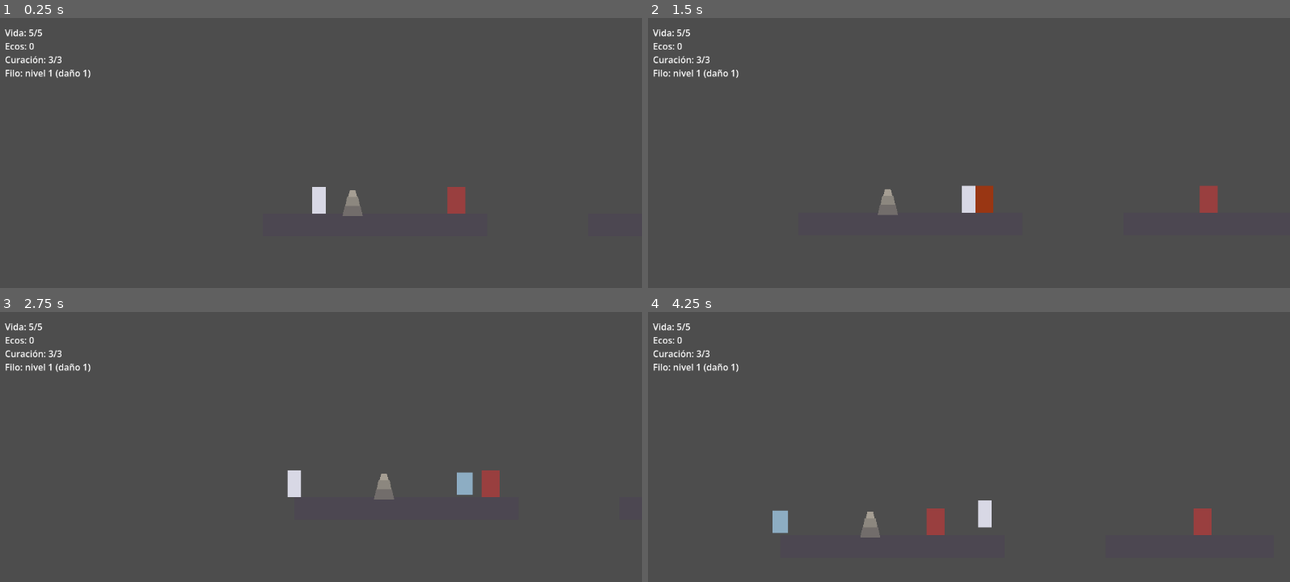
Above: before the commit, frames 1-4 (two rows, left to right).
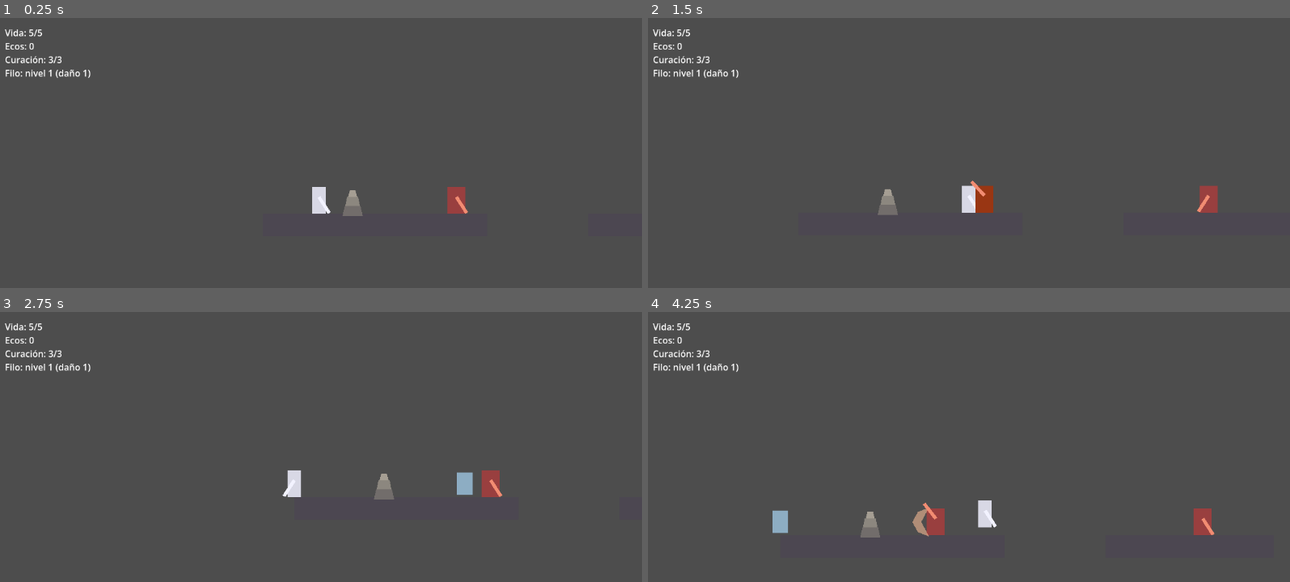
Above: after the commit, the same moments.

Repository: fcorguez92/desmemoria
Game: Godot game, scene res://game/levels/test_level.tscn
The game is run twice, just before and just after one commit, with the same random seed, the same clock (stepped at 60 frames per second) and the same inputs.
Inputs:
- Up to frame 1 (0.25 s): no input
- Up to frame 2 (1.5 s): tap Enter (ui_accept) at 0.5, 0.77 s; hold Right (ui_right) from 0.53 s (still down); tap X (attack) at 0.6 s; tap H (heal) at 0.8, 1.35 s
- Up to frame 3 (2.75 s): tap Enter (ui_accept) at 1.52 s; tap X (attack) at 1.55, 2.1 s; release Right (ui_right) at 2.03 s; hold Left (ui_left) from 2.03 s (still down); tap H (heal) at 2.3 s
- Up to frame 4 (4.25 s): release Left (ui_left) at 2.78 s; hold Right (ui_right) from 2.78 s (still down); tap Shift (dash) at 2.85 s; tap Enter (ui_accept) at 3.02, 3.77 s; tap X (attack) at 3.05 s; tap H (heal) at 3.6 s

The runs differ from the first frame. In frame 1, less than 0.1% of the frame differs, in the area x 49-73%, y 65-73%; in frame 2, 0.1%; in frame 3, less than 0.1%; in frame 4, 0.2%, in the area x 41-89%, y 70-84%.

Commit message:
Add basic combat feedback: swinging arm, slash arc, hit sparks, screen shake.
AttackVisualComponent animates an arm that raises during an enemy's
telegraph and strikes forward, with an optional slash flash; the
player's arm swings on every attack. HitSpark (core/effects) spawns a
short impact burst where a hit lands, and ScreenShakeComponent shakes
the camera (strong when hit, light when hitting) without clashing with
the look-up/down offset. MeleeAttackComponent emits hit_landed per body
hit. Smoke tests cover the arm poses for both sides, sparks and shake
(83 checks). Hit stop is deliberately left out because it scales game
time; noted in the docs and decision log.

Co-Authored-By: Claude Sonnet 5 <noreply@anthropic.com>

Diff:
--- /dev/null
+++ b/core/components/attack_visual_component.gd
@@ -0,0 +1,88 @@
+class_name AttackVisualComponent
+extends Node
+## Animación básica de ataque: un "brazo" (Node2D) que se levanta durante el aviso
+## y golpea hacia delante, más un destello opcional del arco del golpe.
+##
+## Es solo presentación: no decide cuándo se ataca ni hace daño. El dueño la
+## llama en los momentos oportunos: `windup()` al empezar un aviso, `strike()`
+## cuando cae el golpe, `swing()` para un ataque sin aviso, `reset()` al cancelar.
+##
+## Ángulos en radianes con el cuerpo mirando a la derecha: 0 = horizontal hacia
+## delante, positivo = hacia abajo, negativo = hacia arriba.
+
+@export var arm: Node2D
+## Destello del arco del golpe (p. ej. un Polygon2D). Opcional.
+@export var slash: CanvasItem
+@export var rest_angle: float = 1.0
+@export var windup_angle: float = -1.3
+@export var strike_angle: float = 0.35
+@export var strike_time: float = 0.07
+@export var recover_time: float = 0.18
+@export_range(0.0, 1.0) var slash_alpha: float = 0.6
+
+var facing: int = 1
+
+var _angle: float = 0.0
+var _tween: Tween
+var _slash_tween: Tween
+
+
+func _ready() -> void:
+	_set_angle(rest_angle)
+	if slash:
+		slash.modulate.a = 0.0
+
+
+## Voltea el brazo y el destello según hacia dónde mira el cuerpo (-1 o 1).
+func set_facing(new_facing: int) -> void:
+	facing = new_facing
+	arm.scale.x = facing
+	if slash:
+		slash.scale.x = facing
+	_set_angle(_angle)
+
+
+## Levanta el brazo durante `duration` segundos (aviso previo al golpe).
+func windup(duration: float) -> void:
+	_kill_tween()
+	_tween = create_tween()
+	_tween.tween_method(_set_angle, _angle, windup_angle, duration)
+
+
+## Golpe desde la posición actual del brazo y vuelta al reposo.
+func strike() -> void:
+	_kill_tween()
+	_tween = create_tween()
+	_tween.tween_method(_set_angle, _angle, strike_angle, strike_time)
+	_tween.tween_method(_set_angle, strike_angle, rest_angle, recover_time)
+	if slash:
+		slash.modulate.a = slash_alpha
+		if _slash_tween:
+			_slash_tween.kill()
+		_slash_tween = create_tween()
+		_slash_tween.tween_property(slash, "modulate:a", 0.0, strike_time + recover_time)
+
+
+## Ataque sin aviso: salta a la posición levantada y golpea al instante.
+func swing() -> void:
+	_set_angle(windup_angle)
+	strike()
+
+
+## Cancela cualquier animación y devuelve el brazo al reposo.
+func reset() -> void:
+	_kill_tween()
+	_tween = create_tween()
+	_tween.tween_method(_set_angle, _angle, rest_angle, 0.1)
+	if slash:
+		slash.modulate.a = 0.0
+
+
+func _set_angle(angle: float) -> void:
+	_angle = angle
+	arm.rotation = angle * facing
+
+
+func _kill_tween() -> void:
+	if _tween:
+		_tween.kill()
--- a/core/components/melee_attack_component.gd
+++ b/core/components/melee_attack_component.gd
@@ -5,6 +5,9 @@
 ##
 ## Consulta los solapamientos en el instante del ataque en lugar de usar
 ## señales, para evitar depender del orden de eventos de la física.
+
+## Se emite por cada cuerpo alcanzado por un golpe (para chispas, temblor...).
+signal hit_landed(body: Node)
 
 ## Área (normalmente hija del cuerpo) que define el alcance del golpe.
 @export var hitbox: Area2D
@@ -40,4 +43,5 @@
 		if target_group != &"" and not body.is_in_group(target_group):
 			continue
 		body.take_hit(damage, facing)
+		hit_landed.emit(body)
 	return true
--- /dev/null
+++ b/core/components/screen_shake_component.gd
@@ -0,0 +1,32 @@
+class_name ScreenShakeComponent
+extends Node
+## Temblor breve de la cámara (al golpear o recibir un golpe).
+##
+## Mueve `camera.position`, que es independiente del `offset` que usa
+## CameraLookComponent, así que ambos pueden convivir.
+
+@export var camera: Camera2D
+
+var _strength: float = 0.0
+var _duration: float = 0.0
+var _time_left: float = 0.0
+
+
+## Sacude la cámara `strength` píxeles durante `duration` segundos. Si ya hay
+## un temblor más fuerte en curso, no lo sustituye.
+func shake(strength: float, duration: float) -> void:
+	if _time_left > 0.0 and strength < _strength * (_time_left / _duration):
+		return
+	_strength = strength
+	_duration = maxf(duration, 0.001)
+	_time_left = _duration
+
+
+func _physics_process(delta: float) -> void:
+	if _time_left <= 0.0:
+		return
+	_time_left -= delta
+	var fade := maxf(_time_left / _duration, 0.0)
+	camera.position = Vector2(randf_range(-1.0, 1.0), randf_range(-1.0, 1.0)) * _strength * fade
+	if _time_left <= 0.0:
+		camera.position = Vector2.ZERO
--- /dev/null
+++ b/core/effects/hit_spark.gd
@@ -0,0 +1,30 @@
+class_name HitSpark
+extends Node2D
+## Chispazo breve de impacto: unas líneas que salen disparadas y se desvanecen.
+## Se autodestruye. Uso: `HitSpark.spawn(parent, posición_global)`.
+
+@export var color: Color = Color(1.0, 0.95, 0.7)
+@export var rays: int = 6
+@export var inner_radius: float = 6.0
+@export var length: float = 20.0
+@export var duration: float = 0.18
+
+
+static func spawn(parent: Node, at: Vector2) -> void:
+	var spark := HitSpark.new()
+	parent.add_child(spark)
+	spark.global_position = at
+
+
+func _ready() -> void:
+	z_index = 10
+	var tween := create_tween().set_parallel(true)
+	tween.tween_property(self, "scale", Vector2(1.6, 1.6), duration)
+	tween.tween_property(self, "modulate:a", 0.0, duration)
+	tween.chain().tween_callback(queue_free)
+
+
+func _draw() -> void:
+	for i in rays:
+		var direction := Vector2.from_angle(TAU * i / rays + 0.3)
+		draw_line(direction * inner_radius, direction * length, color, 3.0)
--- a/game/enemy/enemy.gd
+++ b/game/enemy/enemy.gd
@@ -13,6 +13,7 @@
 @onready var ai: PatrolChaseAI = $PatrolChaseAI
 @onready var melee: MeleeAttackComponent = $MeleeAttackComponent
 @onready var knockback: KnockbackComponent = $KnockbackComponent
+@onready var attack_visual: AttackVisualComponent = $AttackVisualComponent
 @onready var visual: Polygon2D = $Visual
 
 
@@ -22,6 +23,7 @@
 	ai.facing_changed.connect(_on_facing_changed)
 	ai.attack_started.connect(_on_attack_started)
 	ai.attack_landed.connect(_on_attack_landed)
+	melee.hit_landed.connect(_on_hit_landed)
 
 
 func _physics_process(delta: float) -> void:
@@ -44,6 +46,7 @@
 		knockback.apply(from_direction)
 		ai.interrupt()
 		visual.modulate = Color.WHITE
+		attack_visual.reset()
 
 
 func _on_damaged(_amount: int) -> void:
@@ -60,12 +63,19 @@
 func _on_facing_changed(facing: int) -> void:
 	visual.scale.x = facing
 	melee.set_facing(facing)
+	attack_visual.set_facing(facing)
 
 
 func _on_attack_started() -> void:
 	visual.modulate = TELEGRAPH_COLOR
+	attack_visual.windup(ai.windup_time)
 
 
 func _on_attack_landed() -> void:
 	visual.modulate = Color.WHITE
+	attack_visual.strike()
 	melee.try_attack(self, ai.facing)
+
+
+func _on_hit_landed(body: Node) -> void:
+	HitSpark.spawn(get_parent(), (body as Node2D).global_position)
--- a/game/enemy/enemy.tscn
+++ b/game/enemy/enemy.tscn
@@ -6,6 +6,7 @@
 [ext_resource type="Script" path="res://core/components/melee_attack_component.gd" id="4_melee"]
 [ext_resource type="Script" path="res://core/components/knockback_component.gd" id="5_knockback"]
 [ext_resource type="Script" path="res://core/components/patrol_chase_ai.gd" id="6_ai"]
+[ext_resource type="Script" path="res://core/components/attack_visual_component.gd" id="7_attack_visual"]
 
 [sub_resource type="RectangleShape2D" id="RectangleShape2D_enemy"]
 size = Vector2(32, 48)
@@ -57,3 +58,19 @@
 [node name="PatrolChaseAI" type="Node" parent="." node_paths=PackedStringArray("ledge_probe")]
 script = ExtResource("6_ai")
 ledge_probe = NodePath("../LedgeProbe")
+
+[node name="Slash" type="Polygon2D" parent="."]
+color = Color(1, 0.75, 0.6, 1)
+polygon = PackedVector2Array(12, -26, 32, -18, 42, 0, 32, 18, 12, 26, 26, 0)
+
+[node name="Arm" type="Node2D" parent="."]
+position = Vector2(0, -6)
+
+[node name="Blade" type="Polygon2D" parent="Arm"]
+color = Color(0.95, 0.55, 0.45, 1)
+polygon = PackedVector2Array(0, -3, 34, -3, 34, 3, 0, 3)
+
+[node name="AttackVisualComponent" type="Node" parent="." node_paths=PackedStringArray("arm", "slash")]
+script = ExtResource("7_attack_visual")
+arm = NodePath("../Arm")
+slash = NodePath("../Slash")
--- a/game/player/player.gd
+++ b/game/player/player.gd
@@ -21,6 +21,8 @@
 @onready var respawn: RespawnComponent = $RespawnComponent
 @onready var hit_flash: HitFlashComponent = $HitFlashComponent
 @onready var knockback: KnockbackComponent = $KnockbackComponent
+@onready var attack_visual: AttackVisualComponent = $AttackVisualComponent
+@onready var screen_shake: ScreenShakeComponent = $ScreenShakeComponent
 @onready var weapon: TieredUpgrade = $WeaponUpgrade
 @onready var visual: Polygon2D = $Visual
 @onready var health_label: Label = $HUD/HealthLabel
@@ -36,6 +38,7 @@
 	health.changed.connect(_update_hud)
 	health.damaged.connect(_on_damaged)
 	health.died.connect(die)
+	melee.hit_landed.connect(_on_hit_landed)
 	weapon.changed.connect(_on_weapon_changed)
 	_on_weapon_changed()
 
@@ -44,8 +47,8 @@
 	respawn.track_ground(self)
 	motor.step(self, delta)
 
-	if Input.is_action_just_pressed("attack"):
-		melee.try_attack(self, motor.facing)
+	if Input.is_action_just_pressed("attack") and melee.try_attack(self, motor.facing):
+		attack_visual.swing()
 	if Input.is_action_just_pressed("heal"):
 		health.use_heal_charge()
 
@@ -144,10 +147,18 @@
 func _on_facing_changed(facing: int) -> void:
 	visual.scale.x = facing
 	melee.set_facing(facing)
+	attack_visual.set_facing(facing)
 
 
 func _on_damaged(_amount: int) -> void:
 	hit_flash.flash()
+	screen_shake.shake(7.0, 0.18)
+
+
+## Feedback de un golpe propio que alcanza algo: chispazo y un temblor leve.
+func _on_hit_landed(body: Node) -> void:
+	HitSpark.spawn(get_parent(), (body as Node2D).global_position)
+	screen_shake.shake(3.0, 0.08)
 
 
 func _show_message(text: String) -> void:
--- a/game/player/player.tscn
+++ b/game/player/player.tscn
@@ -10,6 +10,8 @@
 [ext_resource type="Script" path="res://core/components/hit_flash_component.gd" id="8_flash"]
 [ext_resource type="Script" path="res://core/components/tiered_upgrade.gd" id="9_upgrade"]
 [ext_resource type="Script" path="res://core/components/knockback_component.gd" id="10_knockback"]
+[ext_resource type="Script" path="res://core/components/attack_visual_component.gd" id="11_attack_visual"]
+[ext_resource type="Script" path="res://core/components/screen_shake_component.gd" id="12_shake"]
 
 [sub_resource type="CapsuleShape2D" id="CapsuleShape2D_1"]
 radius = 12.0
@@ -99,3 +101,23 @@
 [node name="MessageLabel" type="Label" parent="HUD"]
 offset_left = 16.0
 offset_top = 112.0
+
+[node name="Slash" type="Polygon2D" parent="."]
+color = Color(1, 1, 1, 1)
+polygon = PackedVector2Array(10, -24, 30, -16, 40, 0, 30, 16, 10, 24, 24, 0)
+
+[node name="Arm" type="Node2D" parent="."]
+position = Vector2(0, -6)
+
+[node name="Blade" type="Polygon2D" parent="Arm"]
+color = Color(0.95, 0.95, 1, 1)
+polygon = PackedVector2Array(0, -3, 34, -3, 34, 3, 0, 3)
+
+[node name="AttackVisualComponent" type="Node" parent="." node_paths=PackedStringArray("arm", "slash")]
+script = ExtResource("11_attack_visual")
+arm = NodePath("../Arm")
+slash = NodePath("../Slash")
+
+[node name="ScreenShakeComponent" type="Node" parent="." node_paths=PackedStringArray("camera")]
+script = ExtResource("12_shake")
+camera = NodePath("../Camera2D")
--- a/tests/smoke_test.gd
+++ b/tests/smoke_test.gd
@@ -35,6 +35,7 @@
 	await _test_enemy_patrols_and_respects_ledges()
 	await _test_enemy_chases_telegraphs_and_hits()
 	await _test_enemy_attack_can_be_dodged_and_interrupted()
+	await _test_attack_feedback()
 	await _test_enemies_respawn_on_rest_and_death()
 	await _test_weapon_upgrade_at_anchor()
 	await _test_ability_pickups()
@@ -205,6 +206,42 @@
 	_check(enemy.ai.state == PatrolChaseAI.State.RECOVER, "un golpe recibido cancela su ataque")
 	await _wait(25)
 	_check(_player.health.health == 5, "el ataque interrumpido no daña")
+
+
+func _test_attack_feedback() -> void:
+	await _fresh_level("Feedback visual del combate", true, true, "EnemySpawn1")
+	var enemy: Node2D = _level.get_node("EnemySpawn1").instance
+	var pv: AttackVisualComponent = _player.attack_visual
+	var camera: Camera2D = _player.get_node("Camera2D")
+	_check(is_equal_approx(pv.arm.rotation, pv.rest_angle), "el brazo del jugador empieza en reposo")
+	pv.set_facing(-1)
+	_check(pv.arm.scale.x == -1.0 and is_equal_approx(pv.arm.rotation, -pv.rest_angle), "el brazo se voltea al mirar a la izquierda")
+	pv.set_facing(1)
+
+	_player.global_position = Vector2(665, 330)
+	await _wait(12)
+	Input.action_press("attack")
+	await _wait(3)
+	Input.action_release("attack")
+	_check(absf(pv.arm.rotation - pv.rest_angle) > 0.05, "atacar mueve el brazo del jugador")
+	_check(enemy.health.health == 2, "el ataque alcanzó al enemigo")
+	_check(_count_sparks() >= 1, "un golpe que alcanza deja un chispazo")
+	_check(camera.position.length() > 0.0, "un golpe que alcanza sacude la cámara")
+	await _wait(30)
+	_check(absf(pv.arm.rotation - pv.rest_angle) < 0.05, "el brazo vuelve al reposo")
+	_check(camera.position == Vector2.ZERO, "el temblor termina y la cámara vuelve a su sitio")
+
+	await _fresh_level("", false, true, "EnemySpawn1")
+	enemy = _level.get_node("EnemySpawn1").instance
+	var ev: AttackVisualComponent = enemy.attack_visual
+	_check(is_equal_approx(ev.arm.rotation * ev.facing, ev.rest_angle), "el brazo del enemigo empieza en reposo")
+	_player.global_position = Vector2(660, 330)
+	while enemy.ai.state != PatrolChaseAI.State.WINDUP:
+		await physics_frame
+	await _wait(20)
+	_check(ev.arm.rotation * ev.facing < ev.rest_angle - 0.5, "el enemigo levanta el brazo durante el aviso")
+	await _wait(60)
+	_check(absf(ev.arm.rotation * ev.facing - ev.rest_angle) < 0.1, "tras golpear, el brazo del enemigo vuelve al reposo")
 
 
 func _test_enemies_respawn_on_rest_and_death() -> void:
@@ -401,6 +438,14 @@
 	await _wait(15)
 
 
+func _count_sparks() -> int:
+	var count := 0
+	for child in _level.get_children():
+		if child is HitSpark:
+			count += 1
+	return count
+
+
 func _wait(physics_frames: int) -> void:
 	for i in physics_frames:
 		await physics_frame
Not shown, added: core/components/attack_visual_component.gd.uid
Not shown, added: core/components/screen_shake_component.gd.uid
Not shown, added: core/effects/hit_spark.gd.uid
Not shown: 1 places in game/enemy/enemy.tscn that only renumber resources
Not shown: 1 places in game/player/player.tscn that only renumber resources
Not shown, changed: core/README.md
Not shown, changed: docs/arquitectura.md
Not shown, changed: docs/decisiones.md
Not shown, changed: docs/estado.md
Not shown, changed: docs/nucleo-jugable.md
